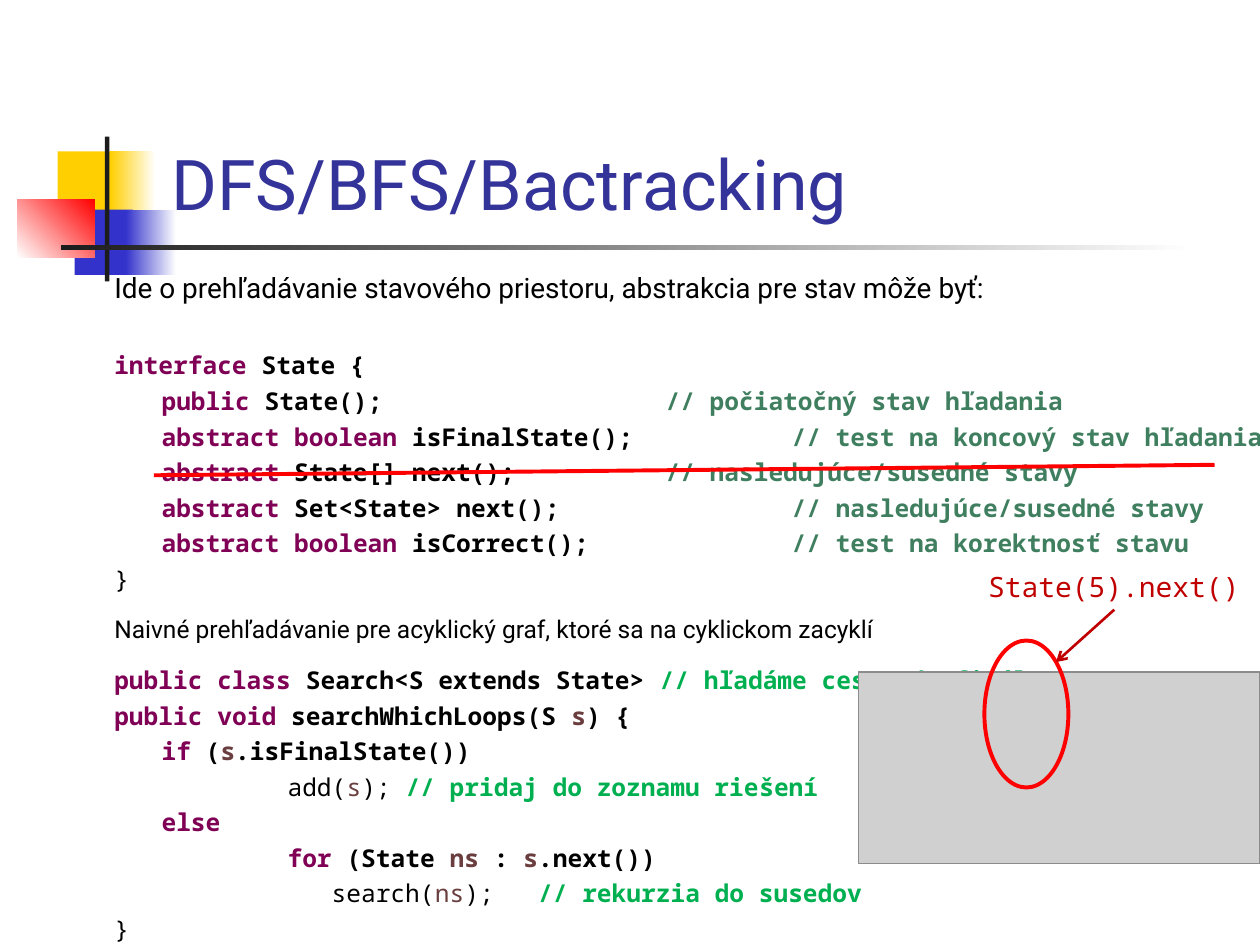
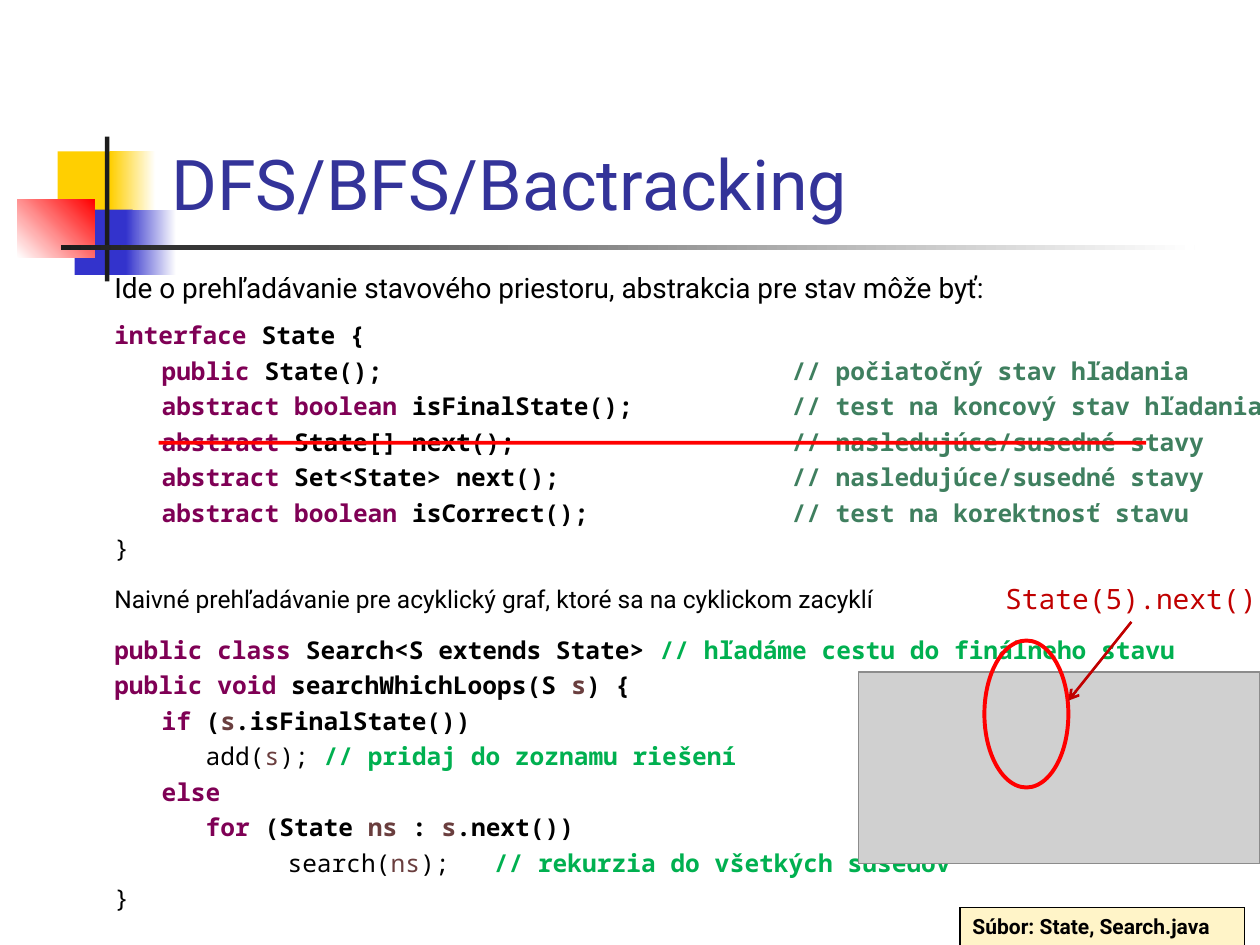
Before and after one commit to Programovanie4/Prednasky, a slide deck: slide 40 of 06/06_java.ppt (slide 39 before the commit). Drawn at 1260x945 pixels with LibreOffice and Linux fonts; fonts in the diff are those of the drawing; grey boxes stand for pictures. Boxes give left, top, right and bottom in pixels: in the first picture for what was removed or moved away, otherwise in the second. Text is boxed around its words. In the diff, an @@ line names an element or a change of style, - is before the commit and + after.

```diff
--- a/06/06_java.ppt
+++ b/06/06_java.ppt
@@ line moved from (154, 475) - (1215, 465) to (159, 442) - (1147, 442) @@
@@ text "State(5).next()" moved from (x1=988, y1=576, x2=1239, y2=602) to (x1=1005, y1=588, x2=1256, y2=614) @@
@@ arrow moved from (1114, 610) - (1056, 662) to (1131, 622) - (1068, 701) @@
@@ text at (x1=288, y1=849, x2=951, y2=878): text changed @@
-search(ns); // rekurzia do susedov
+search(ns); // rekurzia do všetkých susedov
@@ rectangle added at (x1=960, y1=907, x2=1245, y2=945), fill #FFF4C8, outline #000000 0.74 pt, 12 pt, text #000000, bold @@
+Súbor: State, Search.java
```
Also in this commit, not shown: 32 other slides changed, 1 slide added, 1 other file.
